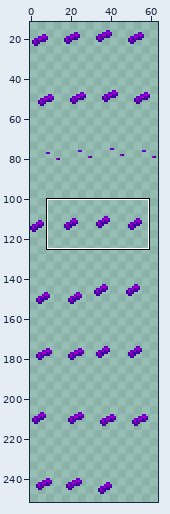
One commit to this sprite sheet: Lurking in the Dark/Assets/Characters/FakeNPCs/Pipo/Accessories/Purple Bow.png. The picture above shows the old version from afar; the outline marks the close-up.
Close-up. Earlier state:
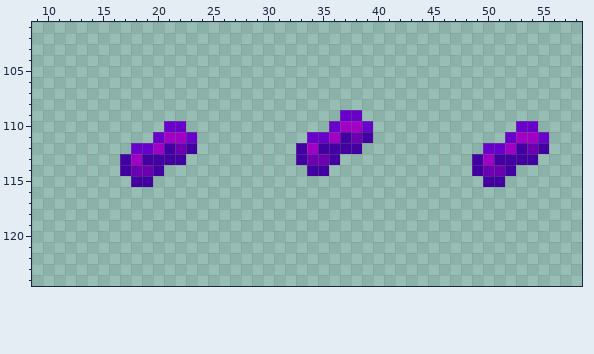
The file is 64x256 pixels. Shown: x 9..58, y 101..124. The wide view leaves out empty margins.
Now the later version:
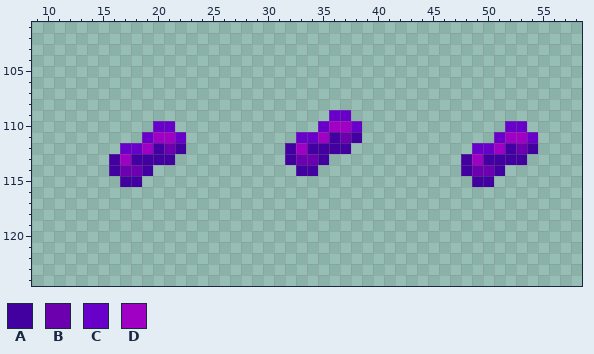
Palette (. is transparent): A #4200a0  B #6c00af  C #6800c9  D #a000c4
Edits made:
y 109: x 36 . -> C; x 38 C -> .
y 110: x 20 . -> C; x 22 C -> .; x 35..36 .C -> CD; x 38..39 DC -> C.; x 52 . -> C; x 54 C -> .
y 111: x 19..20 .C -> CD; x 22..23 DC -> C.; x 33 . -> C; x 35..39 CDABA -> DABA.; x 51..52 .C -> CD; x 54..55 DC -> C.
y 112: x 17 . -> C; x 19..23 CDABA -> DABA.; x 32..34 .AD -> ADA; x 38 A -> .; x 49 . -> C; x 51..55 CDABA -> DABA.
y 113: x 16..18 .AD -> ADA; x 22 A -> .; x 32..33 .A -> AB; x 35..36 BA -> A.; x 48..50 .AD -> ADA; x 54 A -> .
y 114: x 16..17 .A -> AB; x 19..20 BA -> A.; x 33 . -> A; x 35 A -> .; x 48..49 .A -> AB; x 51..52 BA -> A.
y 115: x 17 . -> A; x 19 A -> .; x 49 . -> A; x 51 A -> .
Pixel boxes of the changes (left, top, right, bottom) in both close-ups:
changed: (285, 110, 373, 176)
changed: (109, 121, 197, 187)
changed: (461, 121, 549, 187)
